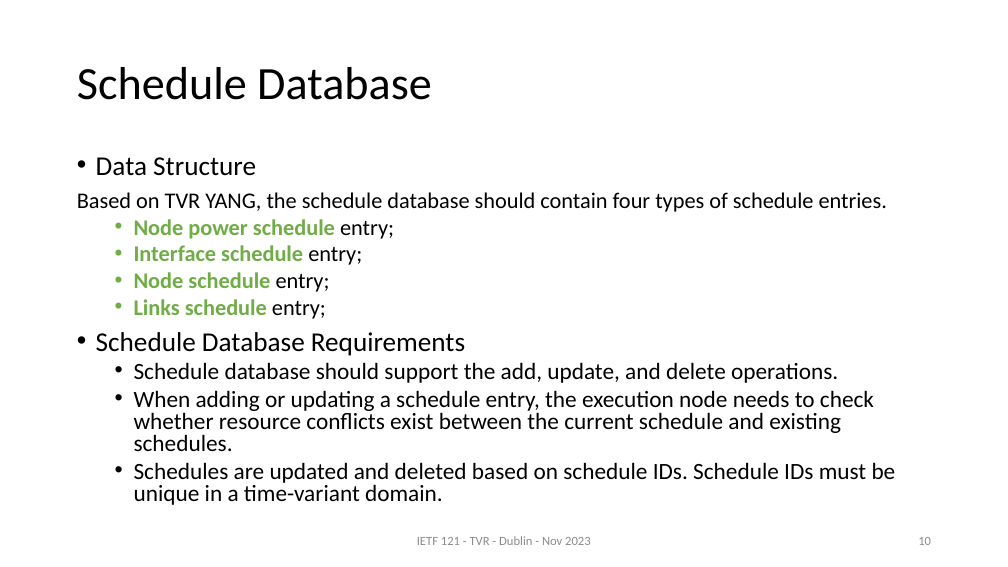
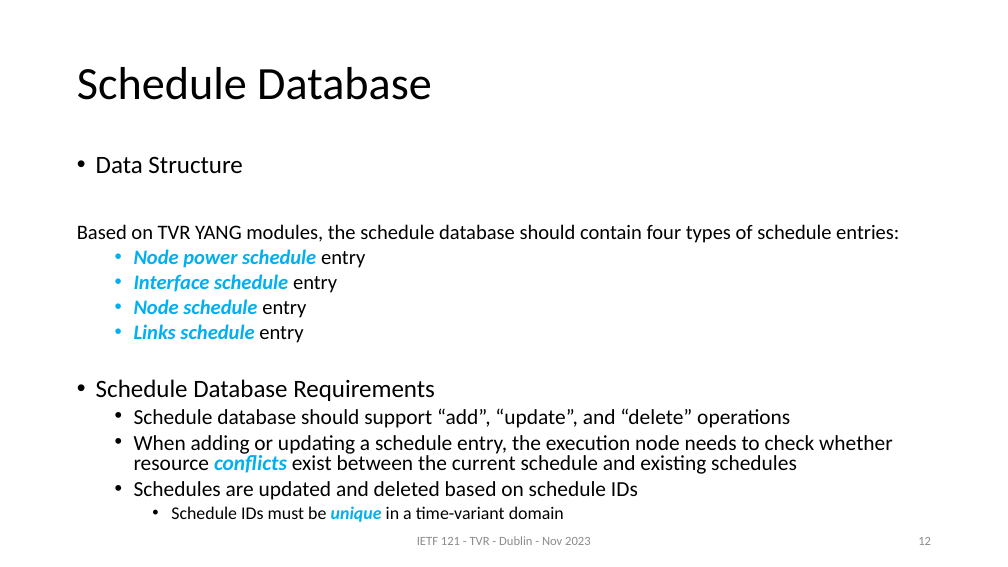
Before and after one commit to zhangli-abcd/TVR-Applicability, a slide deck: slide 12 of slides-121-tvr-applicability-statement v01.pptx (slide 10 before the commit). Drawn at 1008x567 pixels with LibreOffice and Linux fonts; fonts in the diff are those of the drawing. Boxes give left, top, right and bottom in pixels: in the first picture for what was removed or moved away, otherwise in the second. Text is boxed around its words. In the diff, an @@ line names an element or a change of style, - is before the commit and + after.

```diff
--- a/slides-121-tvr-applicability-statement v01.pptx
+++ b/slides-121-tvr-applicability-statement v01.pptx
@@ text at [96, 156, 435, 401]: size 25.9 to 23.8 pt in "Data Structure", "Schedule Database Requirements" @@
@@ text at [77, 224, 899, 343]: text changed; size 21.3 to 19.6 pt @@
-Based on TVR YANG, the schedule database should contain four types of schedule entries.
-  • Node power schedule entry;
-  • Interface schedule entry;
-  • Node schedule entry;
-  • Links schedule entry;
+Based on TVR YANG modules, the schedule database should contain four types of schedule entries:
+  • Node power schedule entry
+  • Interface schedule entry
+  • Node schedule entry
+  • Links schedule entry
@@ text at [134, 408, 893, 522]: text changed; size 22.2 to 20.4 pt @@
-  • Schedule database should support the add, update, and delete operations.
-  • When adding or updating a schedule entry, the execution node needs to check whether resource conflicts exist between the current schedule and existing schedules.
-  • Schedules are updated and deleted based on schedule IDs. Schedule IDs must be unique in a time-variant domain.
+  • Schedule database should support “add”, “update”, and “delete” operations
+  • When adding or updating a schedule entry, the execution node needs to check whether resource conflicts exist between the current schedule and existing schedules
+  • Schedules are updated and deleted based on schedule IDs
+    • Schedule IDs must be unique in a time-variant domain
@@ page number at [918, 537, 931, 545]: text changed @@
-10
+12
```
Also in this commit, not shown: 11 other slides changed, 2 slides added.
